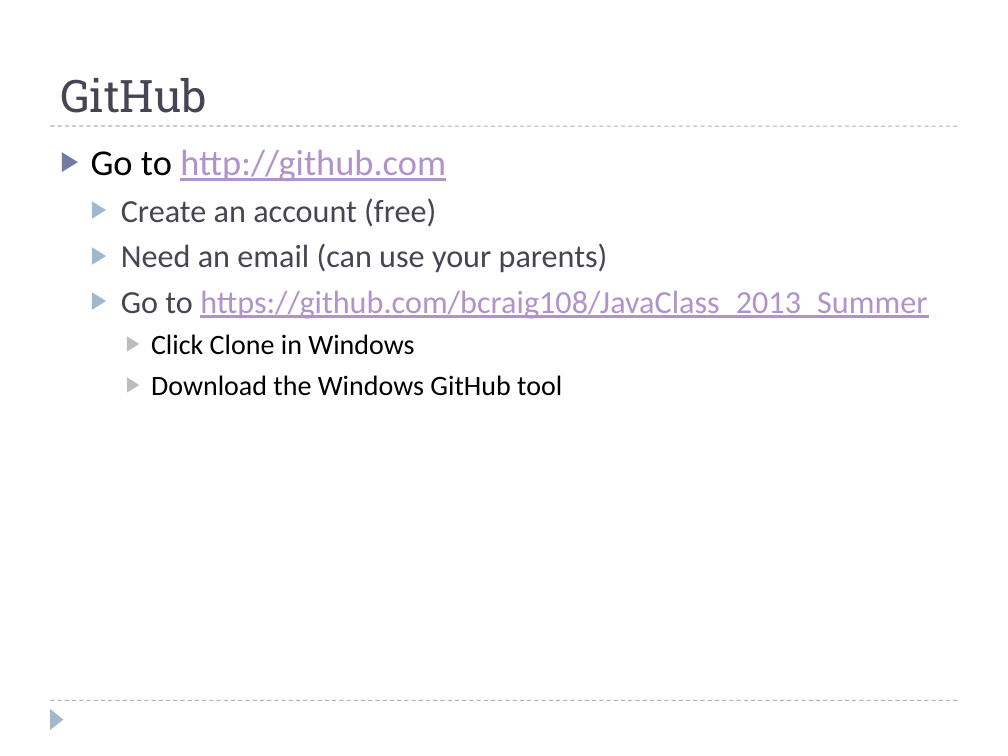
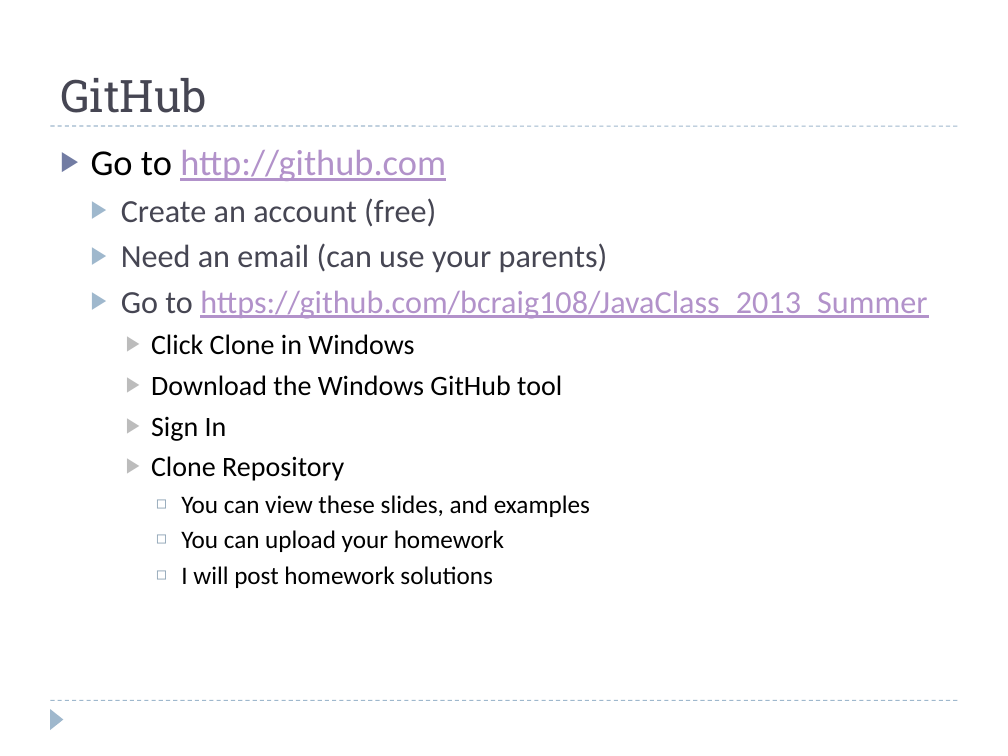
Before and after one commit to fujiboy/JavaClass_2013_Summer, a slide deck: slide 42 of Introduction to Java Programming.pptx (slide 41 before the commit). Drawn at 1008x756 pixels with LibreOffice and Linux fonts; fonts in the diff are those of the drawing; background and template pictures are left out. Boxes give left, top, right and bottom in pixels: in the first picture for what was removed or moved away, otherwise in the second. Text is boxed around its words. In the diff, an @@ line names an element or a change of style, - is before the commit and + after.

```diff
--- a/Introduction to Java Programming.pptx
+++ b/Introduction to Java Programming.pptx
@@ text at [151, 416, 590, 588]: paragraphs added @@
+    ▶ Sign In
+    ▶ Clone Repository
+      ◻ You can view these slides, and examples
+      ◻ You can upload your homework
+      ◻ I will post homework solutions
```
Also in this commit, not shown: 2 other slides changed, 4 slides added.
